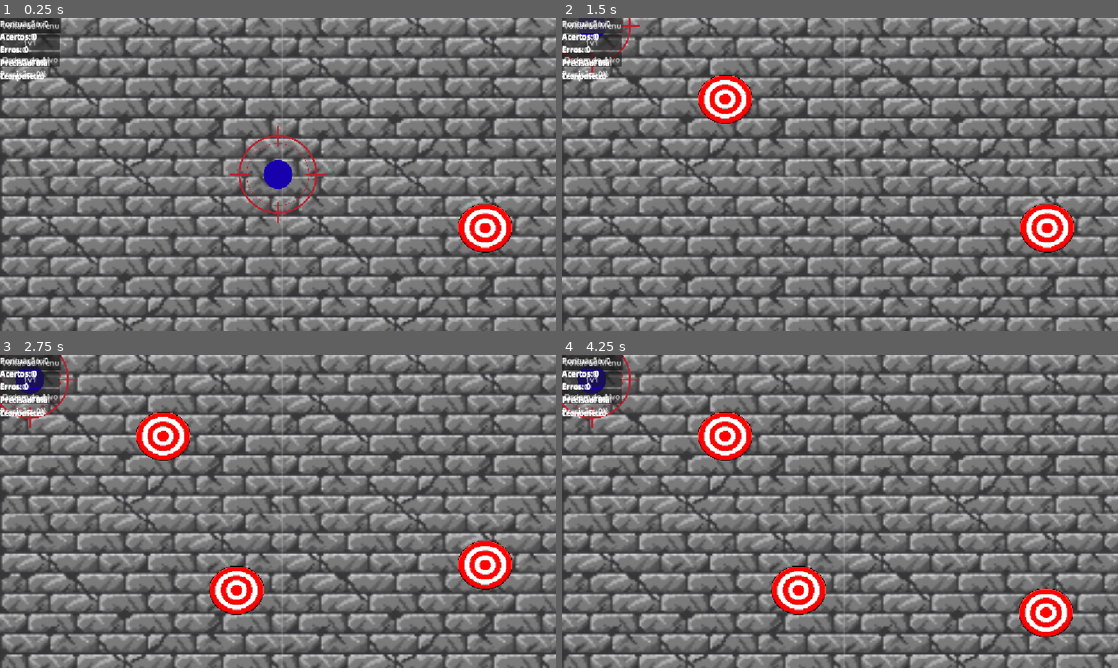
Above: before the commit, frames 1-4 (two rows, left to right).
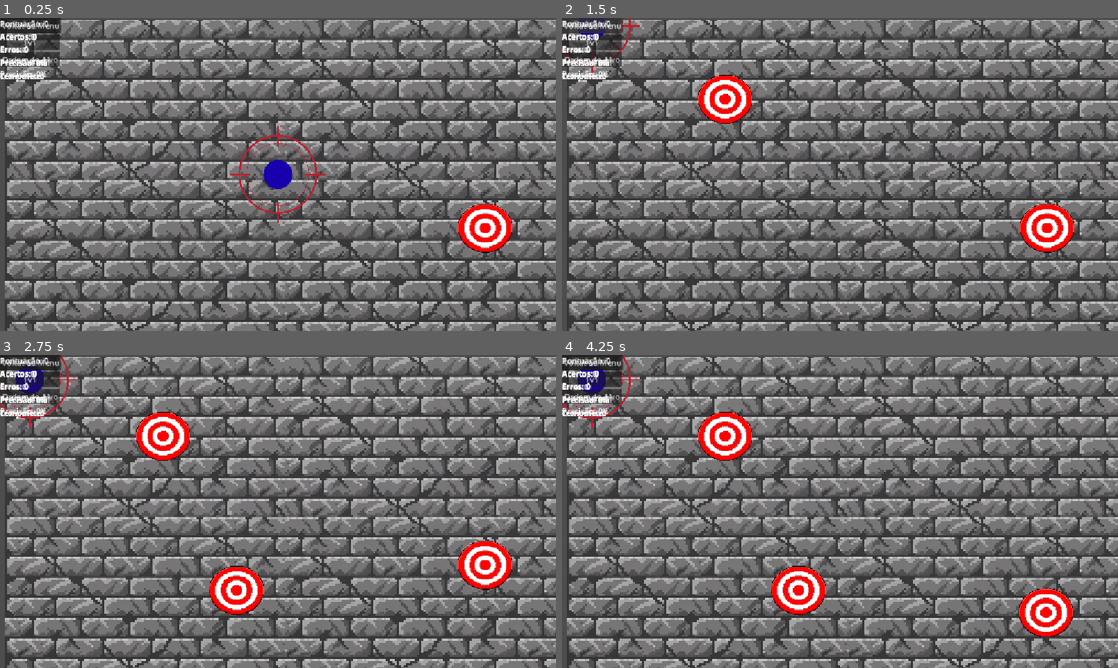
Above: after the commit, the same moments.

Repository: ditoslv/JOGO_CG2VA
Game: Godot game, scene res://TESTES/Teste_core.tscn
Two runs of this game, one before a commit and one after it. Both use one fixed random seed, a clock stepped at 60 frames per second and the inputs below. This scene is started directly instead of the project's main scene.
Inputs:
- Up to frame 1 (0.25 s): no input
- Up to frame 2 (1.5 s): click "Solo" at 0.5 s; click "Solo" at 1.25 s
- Up to frame 3 (2.75 s): click "1v1" at 2 s
- Up to frame 4 (4.25 s): click "Ordem do Alvo" at 2.75 s; click "1v1" at 3.5 s

The runs differ from the first frame. In frame 1, 53% of the frame differs, in the area x 0-100%, y 0-100%; in frame 2, 53%; in frame 3, 52%; in frame 4, 52%.

Commit message:
atualuzação background

Diff:
--- a/scenes7/background.tscn
+++ b/scenes7/background.tscn
@@ -1,10 +1,21 @@
 [gd_scene format=3 uid="uid://bukq5cpybvrge"]
 
-[ext_resource type="Texture2D" uid="uid://bg0xellnt2bn5" path="res://assents/sprites/img_de_parede(final).png" id="1_4ibrk"]
+[ext_resource type="Texture2D" uid="uid://crwu7xtogmmtk" path="res://assents/sprites/img_de_parede(final).jpg" id="1_4ibrk"]
 
 [node name="Background" type="Node2D" unique_id=479575969]
 
 [node name="imagem_de_parede" type="TextureRect" parent="." unique_id=1415520820]
-offset_right = 1156.0
-offset_bottom = 657.0
+anchors_preset = 15
+anchor_right = 1.0
+anchor_bottom = 1.0
+offset_left = -2127.0
+offset_top = -707.0
+offset_right = 485.0
+offset_bottom = 925.0
+grow_horizontal = 2
+grow_vertical = 2
+
+[node name="ImgDeParede(final)" type="Sprite2D" parent="." unique_id=1644622599]
+position = Vector2(584.49994, 334.75)
+scale = Vector2(0.43912712, 0.4059436)
 texture = ExtResource("1_4ibrk")
Binary file removed: assents/sprites/img_backgorund.jpg
Binary file added: assents/sprites/img_de_parede(final).jpg
Not shown, changed: assents/sprites/img_de_parede(final).jpg.import
Binary file removed: assents/sprites/img_de_parede(final).png
Not shown, removed: assents/sprites/img_de_parede(final).png.import
